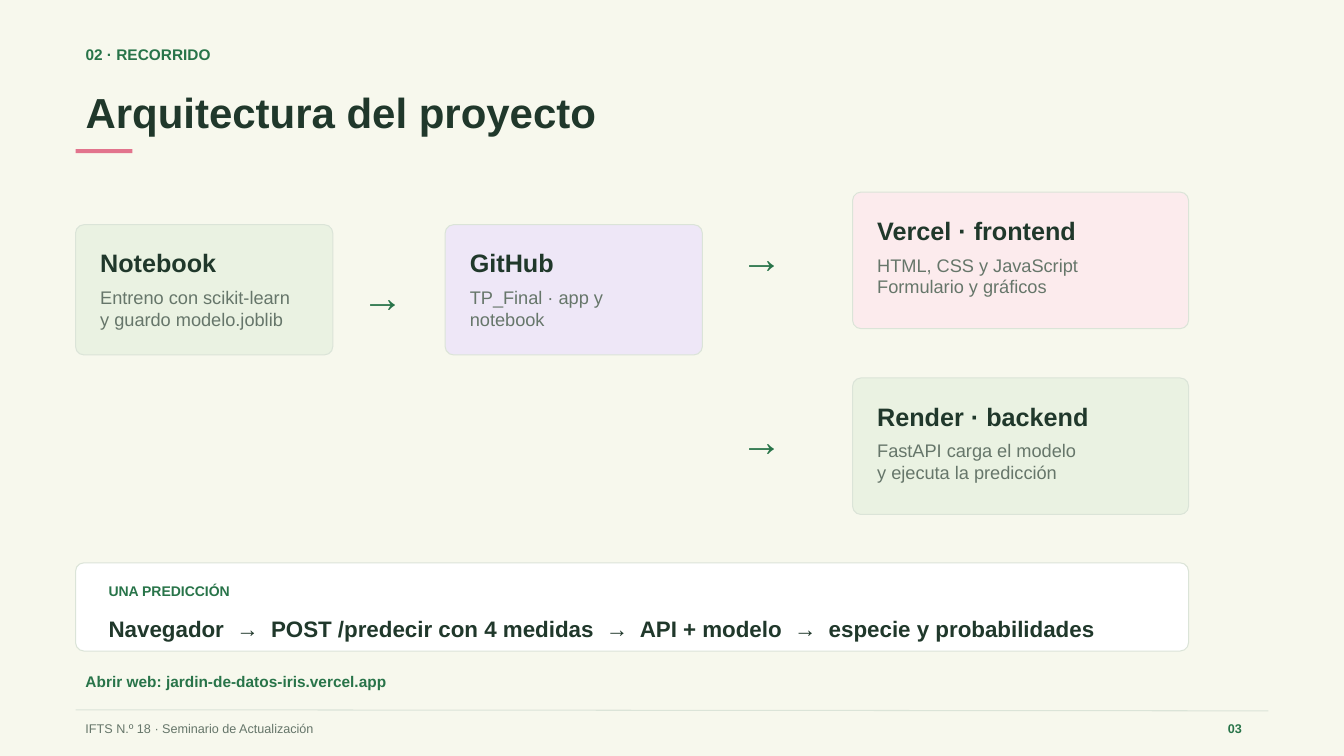
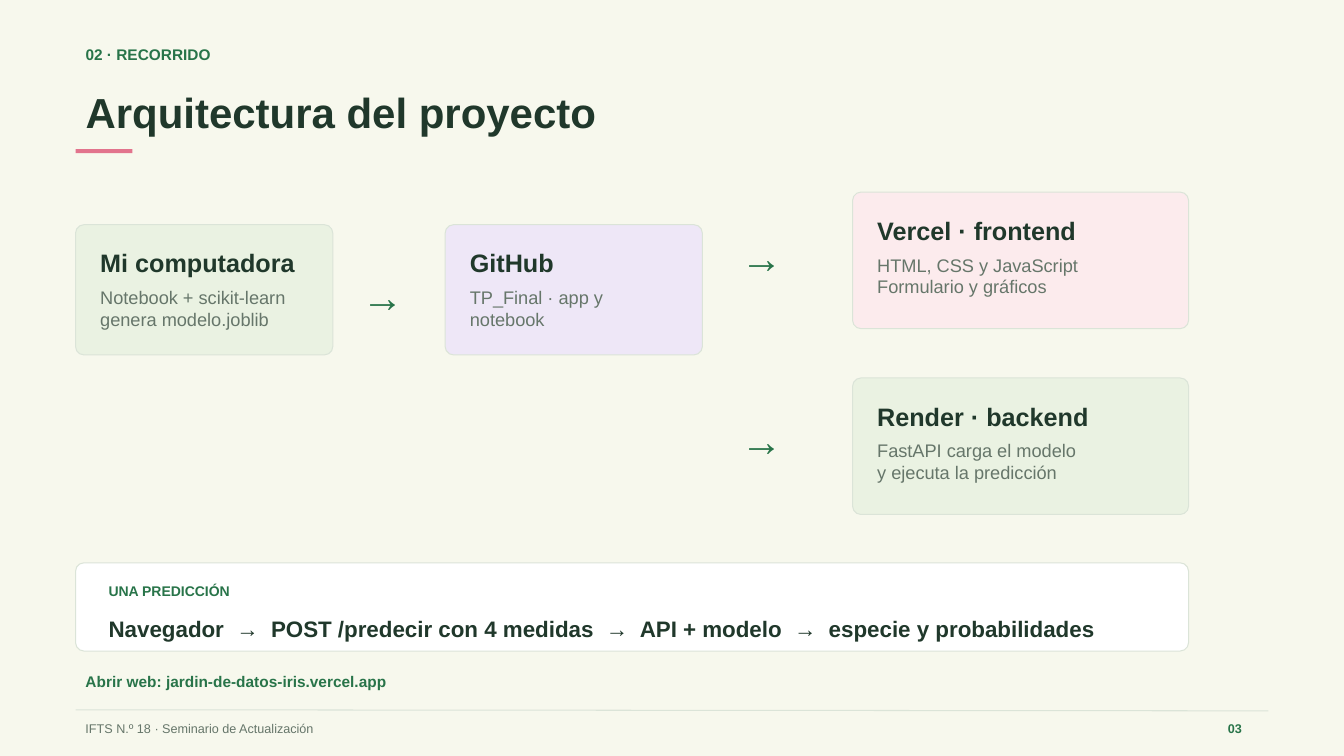
Before and after one commit to griseldablanco78-blip/Seminario2026, a slide deck: slide 3 of Clase 13/TP_Final/TPF_Blanco_Griselda.pptx. Drawn at 1344x756 pixels with LibreOffice and Linux fonts; fonts in the diff are those of the drawing. Boxes give left, top, right and bottom in pixels: in the first picture for what was removed or moved away, otherwise in the second. Text is boxed around its words. In the diff, an @@ line names an element or a change of style, - is before the commit and + after.

```diff
--- a/Clase 13/TP_Final/TPF_Blanco_Griselda.pptx
+++ b/Clase 13/TP_Final/TPF_Blanco_Griselda.pptx
@@ text at (x1=100, y1=253, x2=294, y2=278): text changed @@
-Notebook
+Mi computadora
@@ text at (x1=100, y1=291, x2=286, y2=330): text changed @@
-Entreno con scikit-learn
-y guardo modelo.joblib
+Notebook + scikit-learn
+genera modelo.joblib
```
Also in this commit, not shown: 1 other file.
